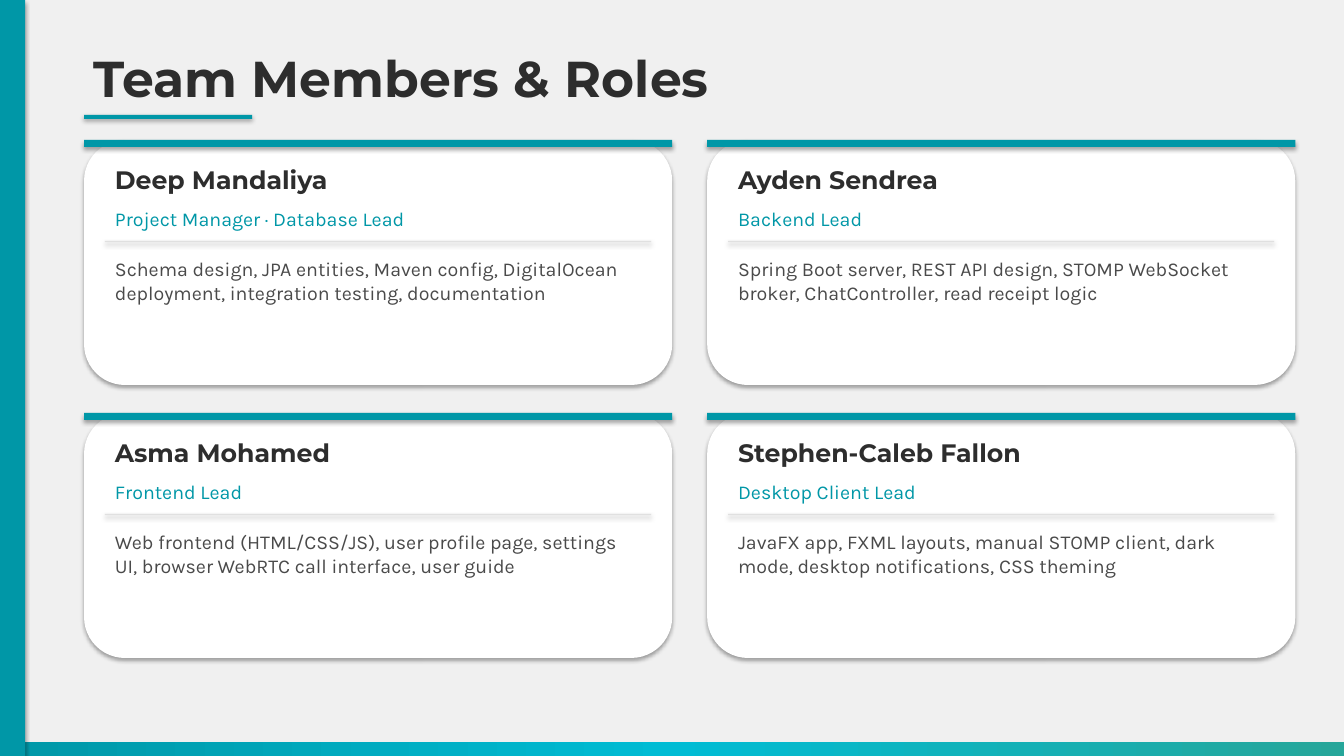
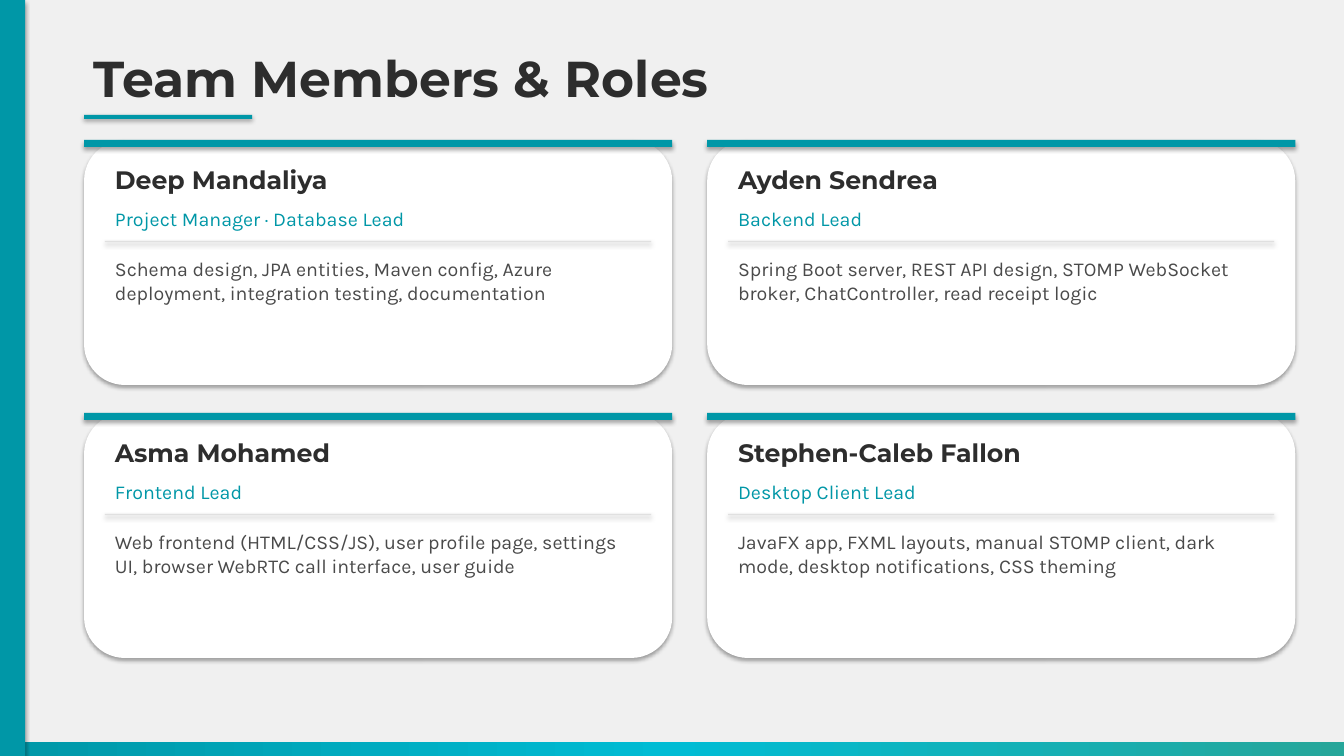
Before and after one commit to dmandaliya/ChitChat, a slide deck: slide 2 of docs/ChitChat_Presentation.pptx. Drawn at 1344x756 pixels with LibreOffice and Linux fonts; fonts in the diff are those of the drawing. Boxes give left, top, right and bottom in pixels: in the first picture for what was removed or moved away, otherwise in the second. Text is boxed around its words. In the diff, an @@ line names an element or a change of style, - is before the commit and + after.

Commit message:
Update presentation: replace all DigitalOcean references with Azure

```diff
--- a/docs/ChitChat_Presentation.pptx
+++ b/docs/ChitChat_Presentation.pptx
@@ text at (115,262,553,305): text changed @@
-Schema design, JPA entities, Maven config, DigitalOcean deployment, integration testing, documentation
+Schema design, JPA entities, Maven config, Azure deployment, integration testing, documentation
```
Also in this commit, not shown: 5 other slides changed.
